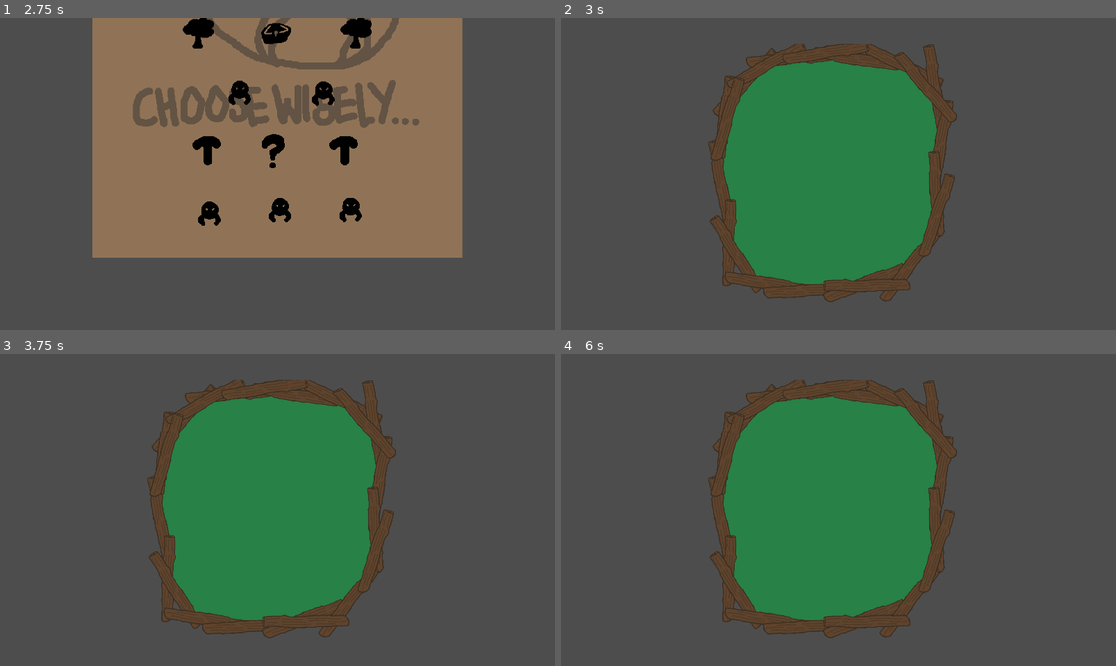
Above: before the commit, frames 1-4 (two rows, left to right).
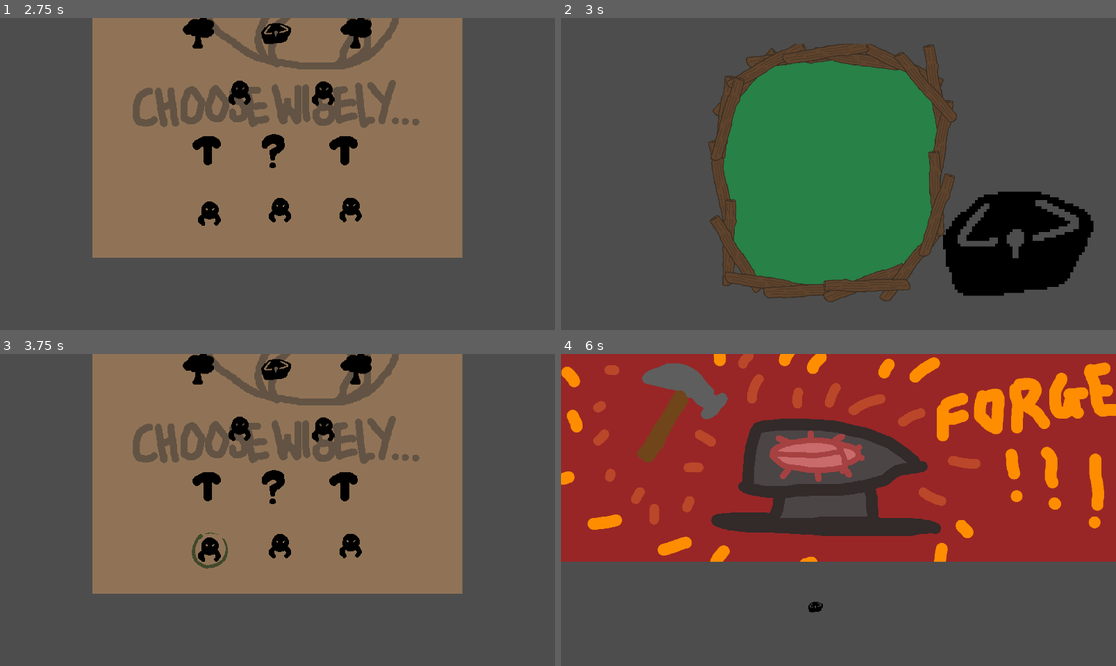
Above: after the commit, the same moments.

Repository: YewChian/BeetleArena
Game: Godot game, scene res://StartRunScene.tscn
Two runs of this game, one before a commit and one after it. Both use one fixed random seed, a clock stepped at 60 frames per second and the inputs below.
Inputs (mouse positions are in pixels of both pictures, inside the frame that each line leads up to):
- Up to frame 1 (2.75 s): click (238, 292) at 0.5 s; click (316, 292) at 1.25 s; click "BUG OUT!!!" at 2 s
- Up to frame 2 (3 s): click (771, 214) at 2.75 s
- Up to frame 3 (3.75 s): click (455, 591) at 3.52 s
- Up to frame 4 (6 s): click (844, 547) at 4.27 s; click (910, 544) at 5.02 s; click (766, 488) at 5.77 s

Frame 1 is identical in both runs. In frame 2, 6.2% of the frame differs, in the area x 68-96%, y 55-90%; in frame 3, 54%; in frame 4, 73%, in the area x 0-100%, y 0-92%.
Error before the commit: Invalid call. Nonexistent function 'instantiate' in base 'Nil'. (res://Events/Arena.gd:64)
Error after the commit: Invalid call. Nonexistent function 'instantiate' in base 'Nil'. (res://Singletons/Inventory.gd:11)

Commit message:
assemble beetle function added

Diff:
--- a/Bodies/Beetle.gd
+++ b/Bodies/Beetle.gd
@@ -42,10 +42,10 @@
 	#spd = 1
 	#str = 1
 	#end = 2
-	base_spd = get_node("LeftLeg").get_children()[0].base_spd
-	aggro_spd = get_node("LeftLeg").get_children()[0].aggro_spd
-	str = get_node("Mandible").get_children()[0].str
-	end = get_node("Carapace").get_children()[0].end
+	base_spd += get_node("LeftLeg").get_children()[0].base_spd
+	aggro_spd += get_node("LeftLeg").get_children()[0].aggro_spd
+	str += get_node("Mandible").get_children()[0].str
+	end += get_node("Carapace").get_children()[0].end
 
 
 # Called every frame. 'delta' is the elapsed time since the previous frame.
--- a/Events/Arena.gd
+++ b/Events/Arena.gd
@@ -56,21 +56,11 @@
 	#debug modifying inventory
 	#Inventory.beetles = [load("res://Bodies/LadyBug.tscn"), load("res://Bodies/LadyBug.tscn")]
 	#end debug
-	print(Inventory.beetles)
 	for nickname in Inventory.beetles:
-		new_beetle = load("res://Bodies/Beetle.tscn").instantiate()
-		new_beetle.nickname = nickname
+		new_beetle = Inventory.assemble_beetle(nickname, Inventory.beetles[nickname])
 		new_beetle.team = 0
-		new_beetle.get_node("Mandible").add_child(Inventory.beetles[nickname]["mandibles"].instantiate())
-		new_beetle.get_node("Carapace").add_child(Inventory.beetles[nickname]["carapace"].instantiate())
-		new_beetle.get_node("LeftLeg").add_child(Inventory.beetles[nickname]["left_leg"].instantiate())
-		new_beetle.get_node("RightLeg").add_child(Inventory.beetles[nickname]["right_leg"].instantiate())
 		add_child(new_beetle)
 		new_beetle.global_position = Vector2(1280, 0)
-		new_beetle.nature = Inventory.beetles[nickname]["nature"]
-		new_beetle.end += Inventory.beetles[nickname]["bonus_end"]
-		new_beetle.str += Inventory.beetles[nickname]["bonus_str"]
-		new_beetle.base_spd += Inventory.beetles[nickname]["bonus_spd"]
 		var healthbar_container = $UI/HealthbarVBox.get_child(i)
 		healthbar_container.beetle =  new_beetle
 		healthbar_container.visible = true
@@ -78,34 +68,15 @@
 
 		i += 1
 
+
 	var enemy_inventory = enemy_beetles_per_difficulty[ArenaInfo.current_difficulty]
 	for nickname in enemy_inventory:
-		new_beetle = load("res://Bodies/Beetle.tscn").instantiate()
-		new_beetle.nickname = nickname
-		new_beetle.team = 1
-		new_beetle.get_node("Mandible").add_child(enemy_inventory[nickname]["mandibles"].instantiate())
-		new_beetle.get_node("Carapace").add_child(enemy_inventory[nickname]["carapace"].instantiate())
-		new_beetle.get_node("LeftLeg").add_child(enemy_inventory[nickname]["left_leg"].instantiate())
-		new_beetle.get_node("RightLeg").add_child(enemy_inventory[nickname]["right_leg"].instantiate())
+		new_beetle = Inventory.assemble_beetle(nickname, enemy_inventory[nickname])
 		add_child(new_beetle)
 		new_beetle.global_position = Vector2(-1280, 0)
-		new_beetle.nature = enemy_inventory[nickname]["nature"]
-		new_beetle.end += enemy_inventory[nickname]["bonus_end"]
-		new_beetle.str += enemy_inventory[nickname]["bonus_str"]
-		new_beetle.base_spd += enemy_inventory[nickname]["bonus_spd"]
+		new_beetle.team = 1
 		var healthbar_container = $UI/HealthbarVBox.get_child(i)
 		healthbar_container.beetle =  new_beetle
 		healthbar_container.visible = true
 		await healthbar_container.initialize_healthbar()
 		i += 1
-
-	##debug adding enemy beetle
-	#print("creating beetle")
-	#new_beetle = load("res://Bodies/StagBeetle.tscn").instantiate()
-	#new_beetle.team = 1
-	#add_child(new_beetle)
-	#
-	#var healthbar_container = $UI/HealthbarVBox.get_children()[i]
-	#healthbar_container.beetle =  new_beetle
-	#await healthbar_container.initialize_healthbar()
-	#end debug
--- a/Events/FreeBeetleEvent.gd
+++ b/Events/FreeBeetleEvent.gd
@@ -1,9 +1,43 @@
 extends Control
+
+var beetle_pool: Dictionary = {
+	"Ladybug Tough": {
+		"mandibles": load("res://Mandibles/LadybugMandibles.tscn"),
+		"carapace": load("res://Carapace/LadybugCarapace.tscn"),
+		"left_leg": load("res://Legs/LadybugLegs/LadybugLeftLeg.tscn"),
+		"right_leg": load("res://Legs/LadybugLegs/LadybugRightLeg.tscn"),
+		"nature": "Brave",
+		"bonus_end": 1,
+		"bonus_str": 0,
+		"bonus_spd": 0,
+	},
+	"Ladybug Fast": {
+		"mandibles": load("res://Mandibles/LadybugMandibles.tscn"),
+		"carapace": load("res://Carapace/LadybugCarapace.tscn"),
+		"left_leg": load("res://Legs/LadybugLegs/LadybugLeftLeg.tscn"),
+		"right_leg": load("res://Legs/LadybugLegs/LadybugRightLeg.tscn"),
+		"nature": "Brave",
+		"bonus_end": 0,
+		"bonus_str": 0,
+		"bonus_spd": 1,
+	},
+	"Ladybug Painful": {
+		"mandibles": load("res://Mandibles/LadybugMandibles.tscn"),
+		"carapace": load("res://Carapace/LadybugCarapace.tscn"),
+		"left_leg": load("res://Legs/LadybugLegs/LadybugLeftLeg.tscn"),
+		"right_leg": load("res://Legs/LadybugLegs/LadybugRightLeg.tscn"),
+		"nature": "Brave",
+		"bonus_end": 0,
+		"bonus_str": 1,
+		"bonus_spd": 0,
+	},
+}
 
 
 # Called when the node enters the scene tree for the first time.
 func _ready():
-	pass # Replace with function body.
+	var new_beetle: Object = Inventory.assemble_beetle("enter nickname here", beetle_pool[beetle_pool.keys()[randi_range(0,len(beetle_pool.keys())-1)]])
+	add_child(new_beetle)
 
 
 # Called every frame. 'delta' is the elapsed time since the previous frame.
--- a/Events/arena.tscn
+++ b/Events/arena.tscn
@@ -6,6 +6,7 @@
 [ext_resource type="Texture2D" uid="uid://dwfgoq6665frc" path="res://Assets/UI/HealthbarUnder.png" id="4_d6jd5"]
 [ext_resource type="Theme" uid="uid://b66cxik023bhq" path="res://WoodenTheme.tres" id="4_ngfcw"]
 [ext_resource type="Texture2D" uid="uid://cs1keje7vduiu" path="res://Assets/UI/HealthbarProgress.png" id="5_akmot"]
+[ext_resource type="PackedScene" uid="uid://b7p4xbu3c7hra" path="res://Events/returntomain.tscn" id="7_0jb3m"]
 
 [node name="Arena" type="Node2D"]
 script = ExtResource("1_oq4ge")
@@ -97,3 +98,10 @@
 size_flags_horizontal = 8
 texture_under = ExtResource("4_d6jd5")
 texture_progress = ExtResource("5_akmot")
+
+[node name="Returntomain" parent="UI" instance=ExtResource("7_0jb3m")]
+offset_left = -3788.0
+offset_top = -2649.0
+offset_right = -3788.0
+offset_bottom = -2649.0
+scale = Vector2(10, 10)
--- a/Events/free_beetle_event.tscn
+++ b/Events/free_beetle_event.tscn
@@ -1,11 +1,10 @@
-[gd_scene load_steps=9 format=3 uid="uid://ggjrx03m4jtf"]
+[gd_scene load_steps=8 format=3 uid="uid://ggjrx03m4jtf"]
 
 [ext_resource type="Script" path="res://Events/FreeBeetleEvent.gd" id="1_fgsk1"]
 [ext_resource type="Theme" uid="uid://b66cxik023bhq" path="res://WoodenTheme.tres" id="1_kkdcy"]
 [ext_resource type="Texture2D" uid="uid://dufhehk10vlwk" path="res://Assets/Backgrounds/TREE.png" id="1_xiqcd"]
 [ext_resource type="Texture2D" uid="uid://dw5d3kc7dwowe" path="res://Assets/Backgrounds/TREELEAVES.png" id="2_3j4ua"]
 [ext_resource type="PackedScene" uid="uid://b7p4xbu3c7hra" path="res://Events/returntomain.tscn" id="2_5qi2h"]
-[ext_resource type="PackedScene" uid="uid://teiess873lvn" path="res://Bodies/LadyBug.tscn" id="4_sutbv"]
 
 [sub_resource type="RectangleShape2D" id="RectangleShape2D_yhd1r"]
 size = Vector2(111, 151)
@@ -60,11 +59,10 @@
 scale = Vector2(0.5, 0.5)
 
 [node name="Returntomain" parent="." instance=ExtResource("2_5qi2h")]
-position = Vector2(-109, -127)
-
-[node name="LadyBug" parent="." instance=ExtResource("4_sutbv")]
-position = Vector2(201, 396)
-scale = Vector2(0.2, 0.2)
+offset_left = -109.0
+offset_top = -127.0
+offset_right = -109.0
+offset_bottom = -127.0
 
 [node name="Walls" type="StaticBody2D" parent="." groups=["Wall"]]
 collision_mask = 10
--- a/Events/returntomain.tscn
+++ b/Events/returntomain.tscn
@@ -8,6 +8,7 @@
 anchors_preset = 0
 
 [node name="TextureButton" type="TextureButton" parent="."]
+layout_mode = 0
 offset_left = 505.0
 offset_top = 315.0
 offset_right = 545.0
--- a/Singletons/Inventory.gd
+++ b/Singletons/Inventory.gd
@@ -3,3 +3,19 @@
 # nickname: {mandibles, carapace, left_leg, right_leg, nature, bonus_end, bonus_str, bonus_spd}
 var beetles = {}
 var spare_parts = []
+
+
+func assemble_beetle(nickname: String, beetle_data: Dictionary):
+	var new_beetle = load("res://Bodies/Beetle.tscn").instantiate()
+	new_beetle.nickname = nickname
+	new_beetle.get_node("Mandible").add_child(beetle_data["mandibles"].instantiate())
+	new_beetle.get_node("Carapace").add_child(beetle_data["carapace"].instantiate())
+	new_beetle.get_node("LeftLeg").add_child(beetle_data["left_leg"].instantiate())
+	new_beetle.get_node("RightLeg").add_child(beetle_data["right_leg"].instantiate())
+	new_beetle.nature = beetle_data["nature"]
+	new_beetle.end = beetle_data["bonus_end"]
+	new_beetle.str = beetle_data["bonus_str"]
+	new_beetle.base_spd = beetle_data["bonus_spd"]
+	new_beetle.aggro_spd = beetle_data["bonus_spd"]
+
+	return new_beetle
--- a/StartRunScene.tscn
+++ b/StartRunScene.tscn
@@ -4,8 +4,6 @@
 [ext_resource type="Theme" uid="uid://b66cxik023bhq" path="res://WoodenTheme.tres" id="1_rwjul"]
 [ext_resource type="Script" path="res://Buttons/SelectBeetleButton.gd" id="2_wtvvh"]
 [ext_resource type="Texture2D" uid="uid://det6ixr7btlfe" path="res://Assets/Buttons/LadybugButtonNormal.png" id="3_aflcc"]
-[ext_resource type="PackedScene" uid="uid://teiess873lvn" path="res://Bodies/LadyBug.tscn" id="3_q77lh"]
-[ext_resource type="PackedScene" path="res://Bodies/StagBeetle.tscn" id="4_dpsvf"]
 [ext_resource type="Texture2D" uid="uid://jhnhir2w2bck" path="res://Assets/Buttons/LadybugButtonHover.png" id="4_tpym5"]
 [ext_resource type="Texture2D" uid="uid://cwxdtw3rk7j5a" path="res://Assets/Buttons/StagButtonNormal.png" id="5_1lit5"]
 [ext_resource type="Texture2D" uid="uid://x8rdsnsfbeqa" path="res://Assets/SplashArt/Ladybug.png" id="6_3axts"]
Not shown: 1 places in Events/arena.tscn that only renumber resources
